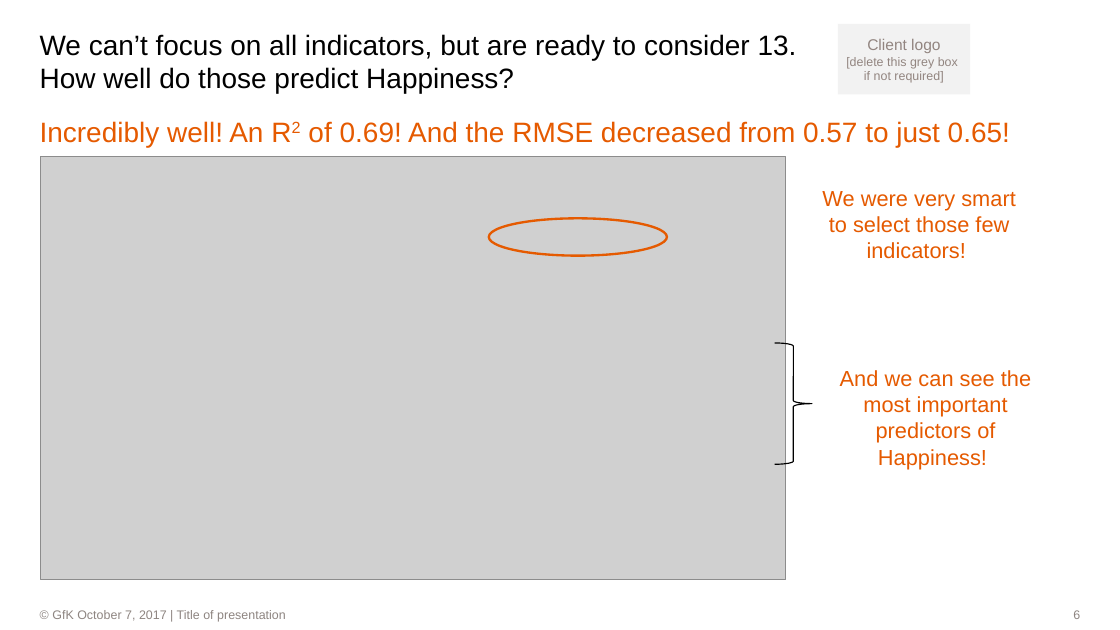
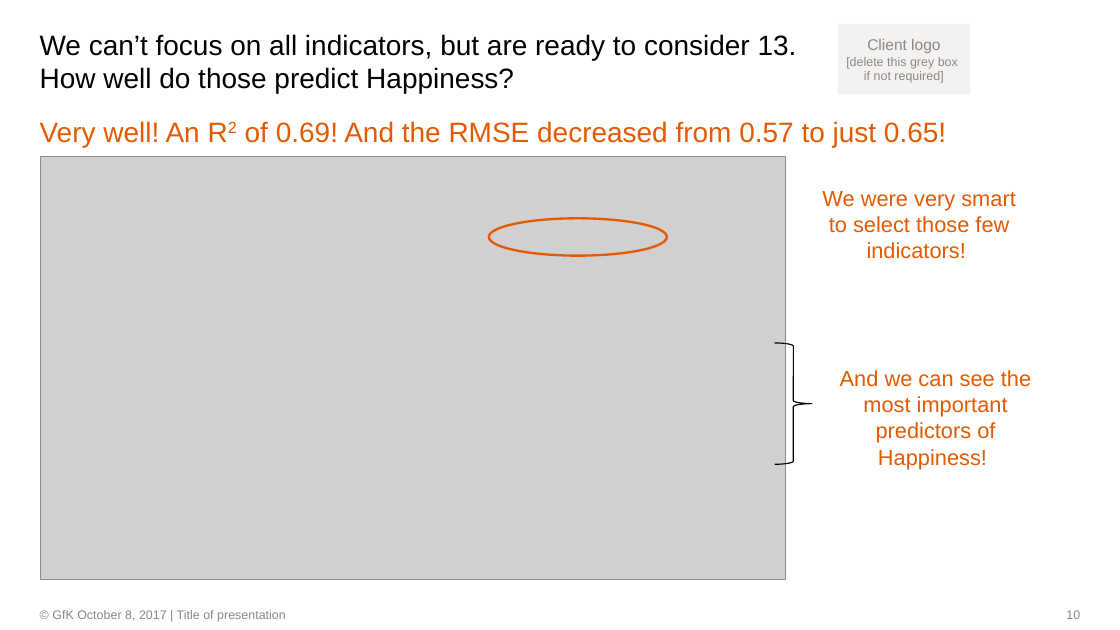
Before and after one commit to dl7631/Predict_World_Happiness, a slide deck: slide 10 of World Happiness.pptx (slide 6 before the commit). Drawn at 1120x630 pixels with LibreOffice and Linux fonts; fonts in the diff are those of the drawing; grey boxes stand for pictures; background and template pictures are left out. Boxes give left, top, right and bottom in pixels: in the first picture for what was removed or moved away, otherwise in the second. Text is boxed around its words. In the diff, an @@ line names an element or a change of style, - is before the commit and + after.

Commit message:
Work on Sunday, October 8

```diff
--- a/World Happiness.pptx
+++ b/World Happiness.pptx
@@ text at (40, 121, 946, 147): text changed @@
-Incredibly well! An R2 of 0.69! And the RMSE decreased from 0.57 to just 0.65!
+Very well! An R2 of 0.69! And the RMSE decreased from 0.57 to just 0.65!
@@ text at (52, 610, 286, 622): text changed @@
-                © GfK October 7, 2017 | Title of presentation
+                © GfK October 8, 2017 | Title of presentation
@@ page number at (1066, 610, 1080, 619): text changed @@
-6
+10
```
Also in this commit, not shown: 14 other slides changed, 17 slides added, 10 slides removed, 4 other files.
